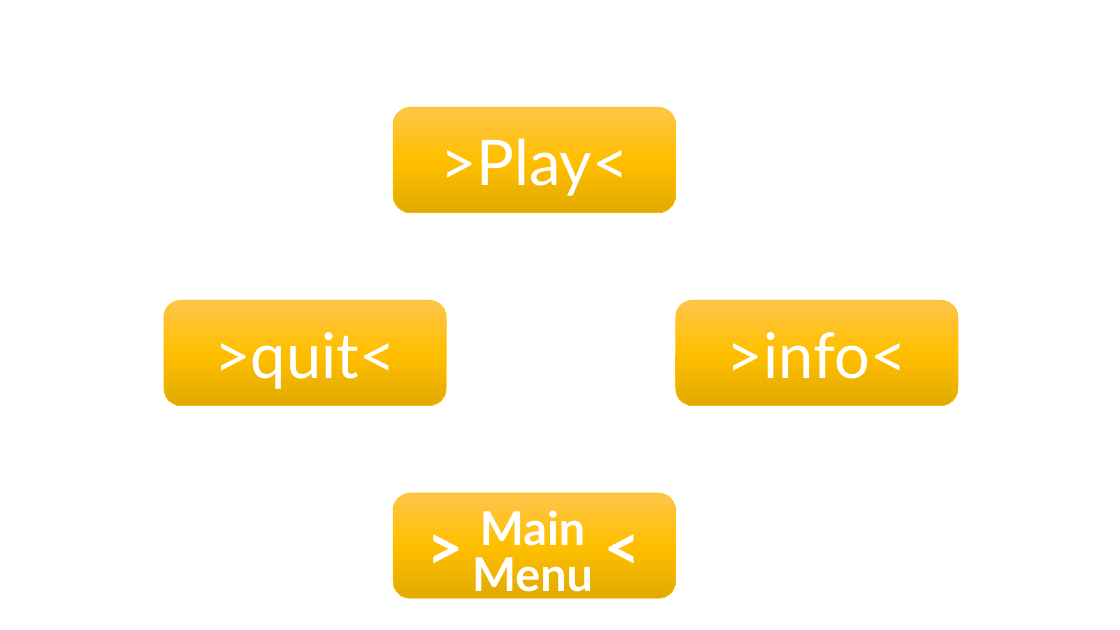
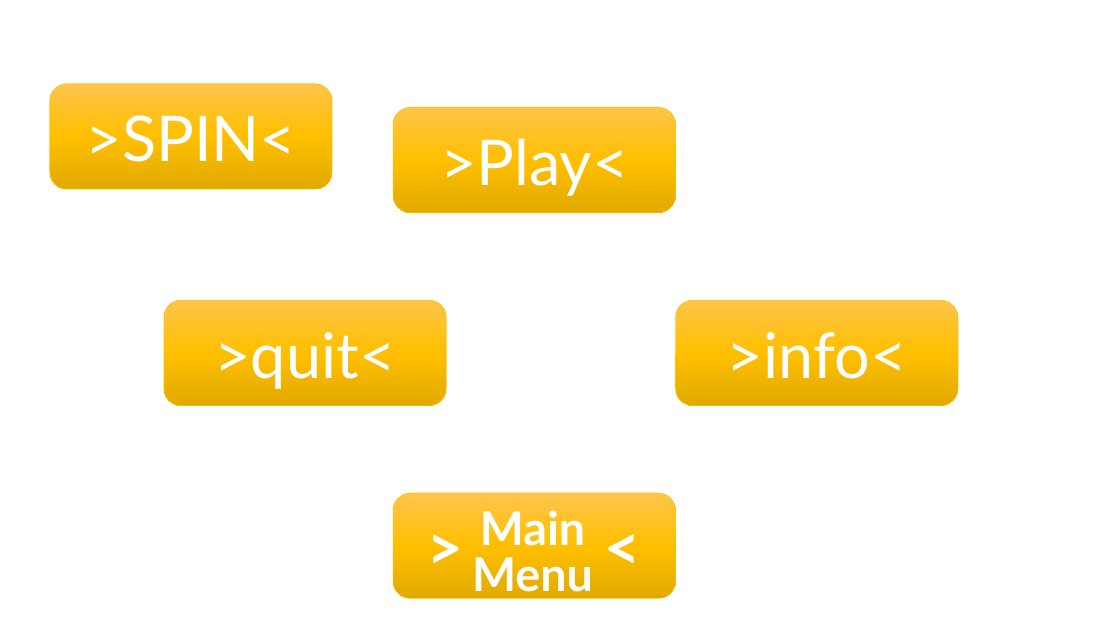
Before and after one commit to inderdeep25/SlotMachine, a slide deck: slide 2 of ASSETS_FILES/Assignment_1.pptx. Drawn at 1120x630 pixels with LibreOffice and Linux fonts; fonts in the diff are those of the drawing. Boxes give left, top, right and bottom in pixels: in the first picture for what was removed or moved away, otherwise in the second. Text is boxed around its words. In the diff, an @@ line names an element or a change of style, - is before the commit and + after.

Commit message:
added basic view for GameActivity with spin functionality working

```diff
--- a/ASSETS_FILES/Assignment_1.pptx
+++ b/ASSETS_FILES/Assignment_1.pptx
@@ rounded rectangle added at (x1=50, y1=84, x2=332, y2=190), fill gradient #FFC64B to #FFC000 to #E3AB00, outline #FFC000 0.5 pt, 54 pt, text #FFFFFF @@
+>SPIN<
```
Also in this commit, not shown: 2 other slides changed, 1 slide added, 24 other files.
